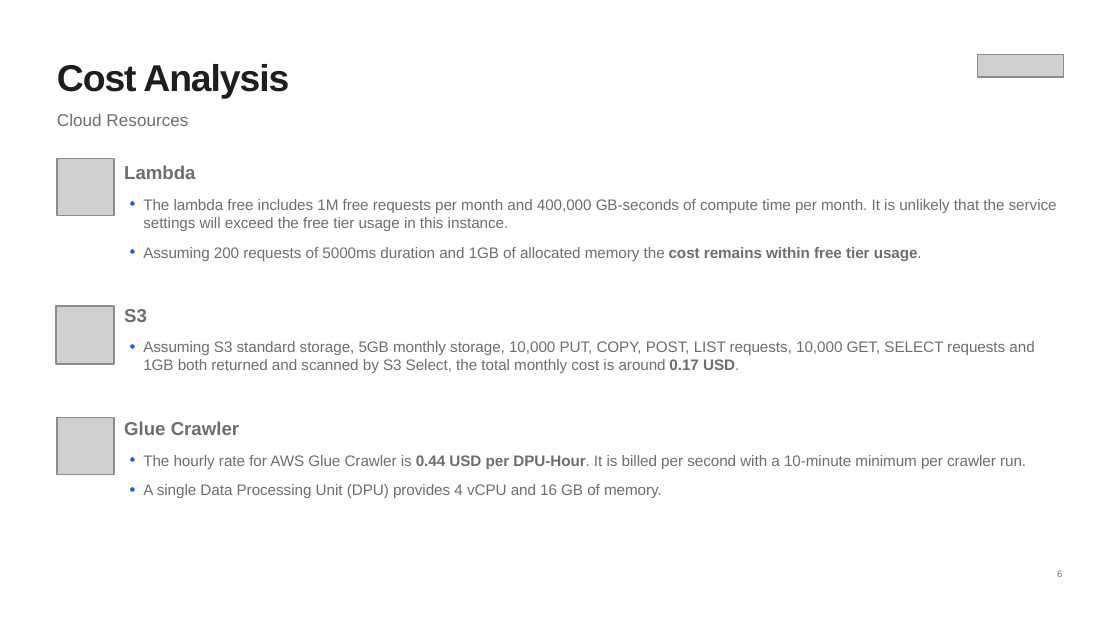
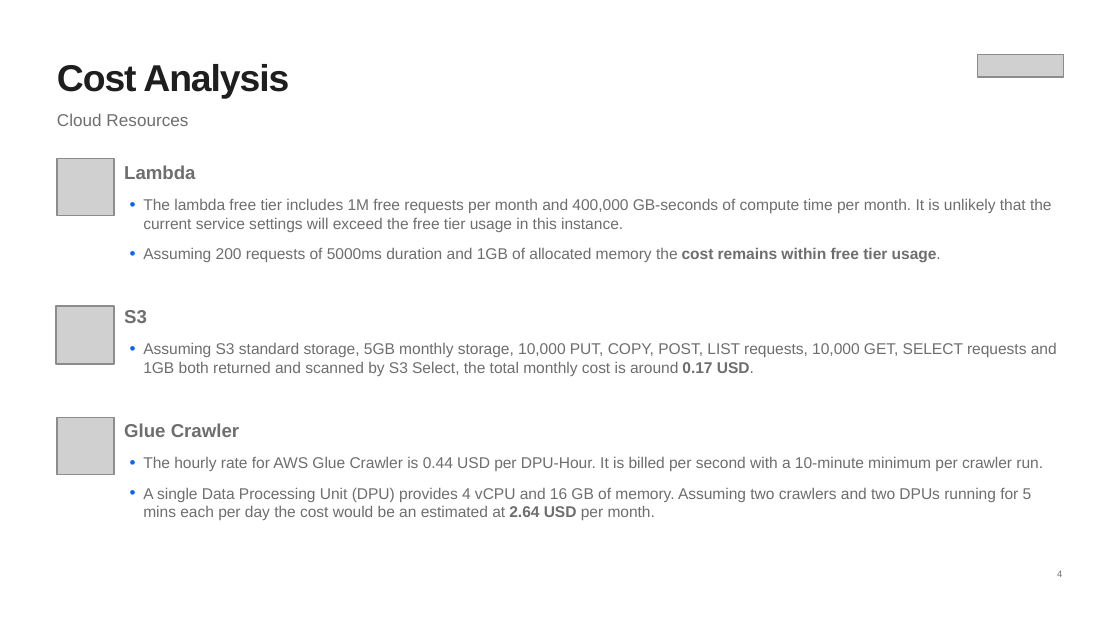
Before and after one commit to michalsicak/cloudDEacad-capstone-uk, a slide deck: slide 4 of Coranavirus Capstone Project.pptx (slide 6 before the commit). Drawn at 1120x630 pixels with LibreOffice and Linux fonts; fonts in the diff are those of the drawing; grey boxes stand for pictures. Boxes give left, top, right and bottom in pixels: in the first picture for what was removed or moved away, otherwise in the second. Text is boxed around its words. In the diff, an @@ line names an element or a change of style, - is before the commit and + after.

```diff
--- a/Coranavirus Capstone Project.pptx
+++ b/Coranavirus Capstone Project.pptx
@@ text at [143, 198, 1052, 232]: text changed; size 9.8 to 10 pt @@
-        • The lambda free includes 1M free requests per month and 400,000 GB-seconds of compute time per month. It is unlikely that the service settings will exceed the free tier usage in this instance.
+        • The lambda free tier includes 1M free requests per month and 400,000 GB-seconds of compute time per month. It is unlikely that the current service settings will exceed the free tier usage in this instance.
@@ text at [143, 247, 1057, 471]: size 9.8 to 10 pt in "Assuming 200 requests of 5000ms duration and ...", "Assuming S3 standard storage, 5GB monthly storage, ...", "The hourly rate for AWS Glue Crawler ..."; bold off in "0.44 USD per DPU-Hour." @@
@@ text at [143, 487, 1032, 520]: text changed; size 9.8 to 10 pt @@
-        • A single Data Processing Unit (DPU) provides 4 vCPU and 16 GB of memory.
+        • A single Data Processing Unit (DPU) provides 4 vCPU and 16 GB of memory. Assuming two crawlers and two DPUs running for 5 mins each per day the cost would be an estimated at 2.64 USD per month.
```
Also in this commit, not shown: 6 other slides changed, 4 slides added, 3 slides removed.
